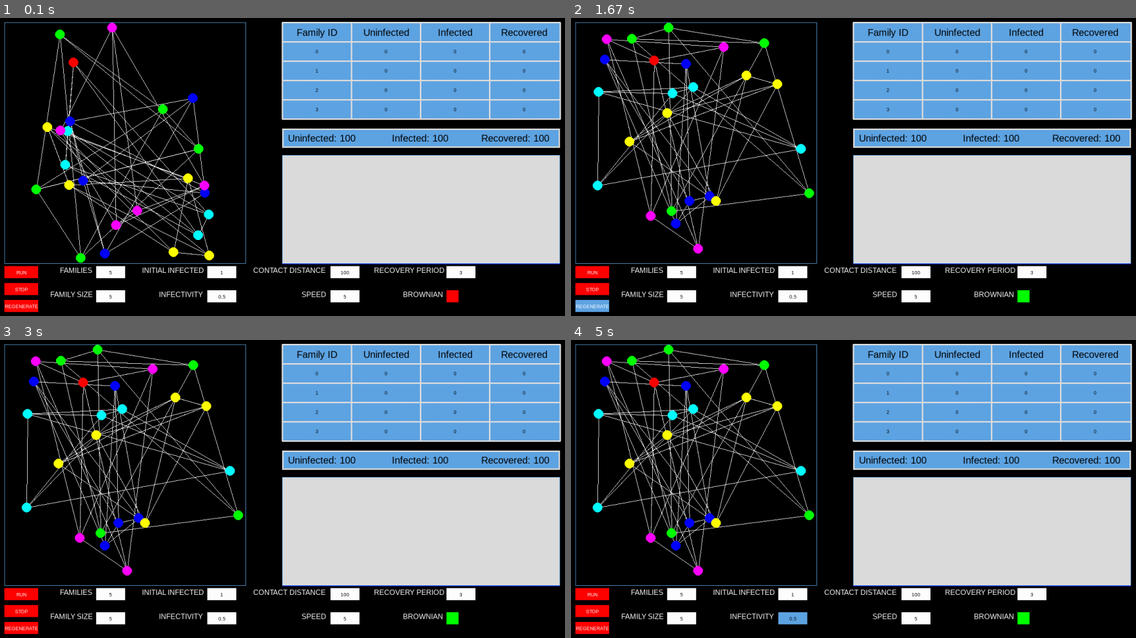
Above: before the commit, frames 1-4 (two rows, left to right).
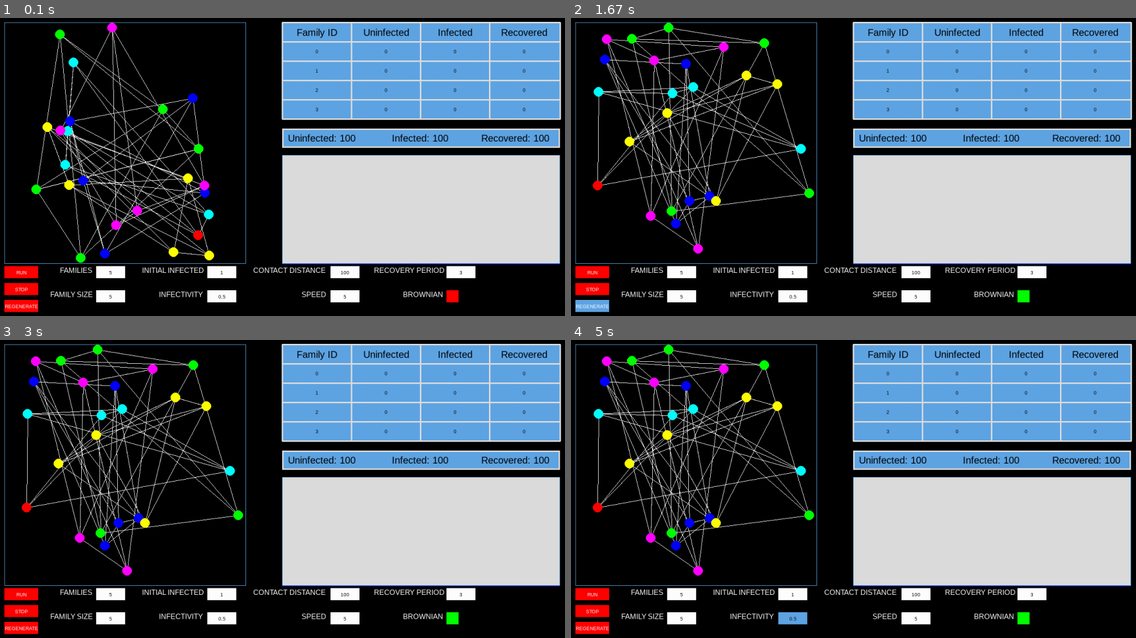
Above: after the commit, the same moments.

Repository: linyirun/EpidemicSimulator
Game: pygame game, started from main.py
Same seed, same stepped clock (60 frames per second), same inputs: the game is played once before the commit and once after it.
Inputs (mouse positions are in pixels of both pictures, inside the frame that each line leads up to):
- Up to frame 1 (0.1 s): no input
- Up to frame 2 (1.67 s): click "RUN" at 0.4 s; click (859, 184) at 0.73 s; click (1023, 295) at 1.07 s; click "REGENERATE" at 1.4 s
- Up to frame 3 (3 s): click (293, 381) at 1.73 s; click "5" at 2.57 s; click (197, 423) at 2.9 s
- Up to frame 4 (5 s): click "5" at 3.73 s; click (977, 432) at 4.07 s; click "0.5" at 4.9 s

The runs differ from the first frame. In frame 1, less than 0.1% of the frame differs, in the area x 12-36%, y 13-75%; in frame 2, 0.1%, in the area x 3-16%, y 12-58%; in frame 3, 0.1%; in frame 4, 0.1%.

Commit message:
found bug with family

Diff:
--- a/graph.py
+++ b/graph.py
@@ -27,6 +27,10 @@
             if current_frame - patient.infection_frame > recover_period:
                 patient.state = RECOVERED
                 to_remove.add(patient)
+            # for person_id in patient.family:
+            #     if person_id != patient.id:
+            #         patient.create_close_contact_edge(self.id_to_person[person_id])
+            #
             else:
                 for person in self.susceptible:
                     if ((person.location[0] - patient.location[0]) ** 2 + (
@@ -45,4 +49,5 @@
                 value = edge.infect(close_contact_distance)
                 if value is not None:
                     newly_infected.add(value)
+        print(newly_infected)
         return newly_infected
--- a/main.py
+++ b/main.py
@@ -175,7 +175,7 @@
     _stacked_graph_x = 600
     _stacked_graph_y = 300
 
-    def __init__(self, total_population: int, g: Graph):
+    def __init__(self, total_population: int, g: Graph) -> None:
         self._total_population = total_population
         # Initialize data to all uninfected
         self._data = deque([(total_population, 0, 0)] * STACKED_GRAPH_LENGTH)
--- a/person_edge.py
+++ b/person_edge.py
@@ -110,6 +110,7 @@
         - person.state == SUSCEPTIBLE
         """
         self.close_contact[person.id] = Edge(self, person)
+        person.close_contact[self.id] = Edge(person, self)
 
 
 class Edge:
